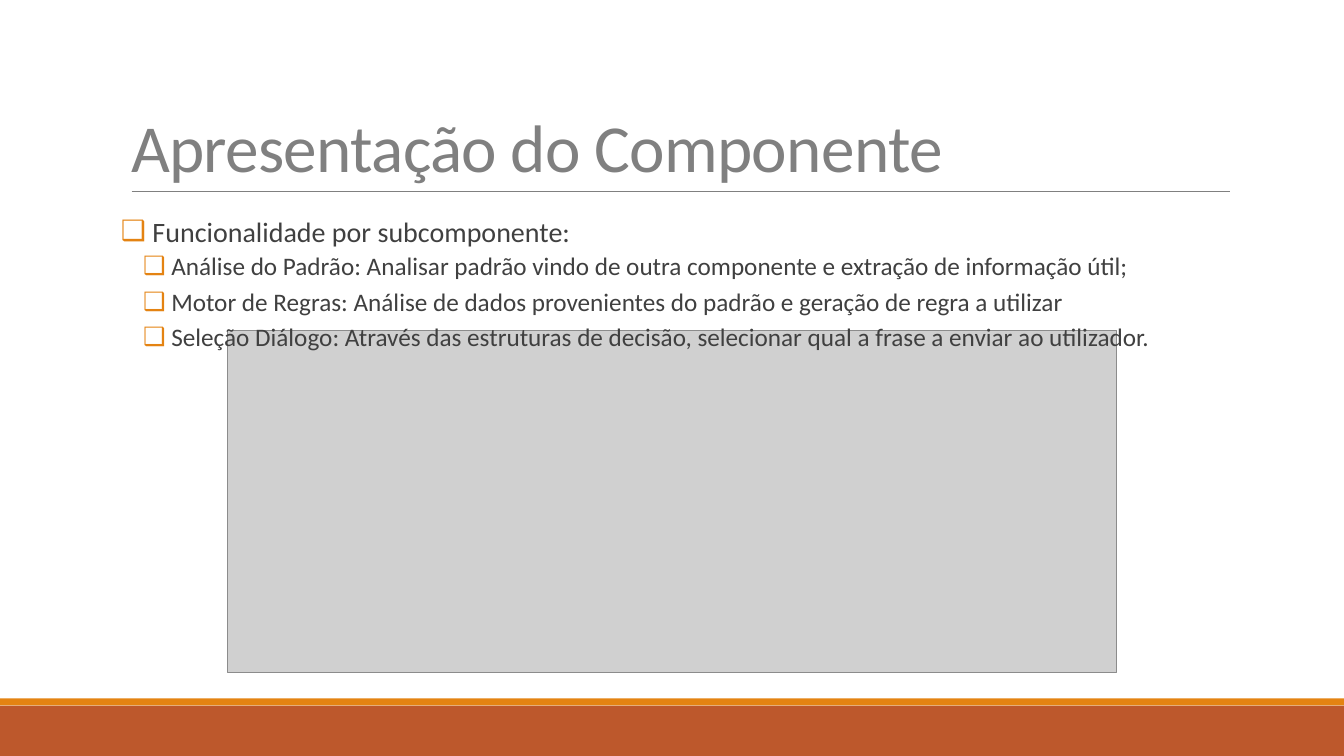
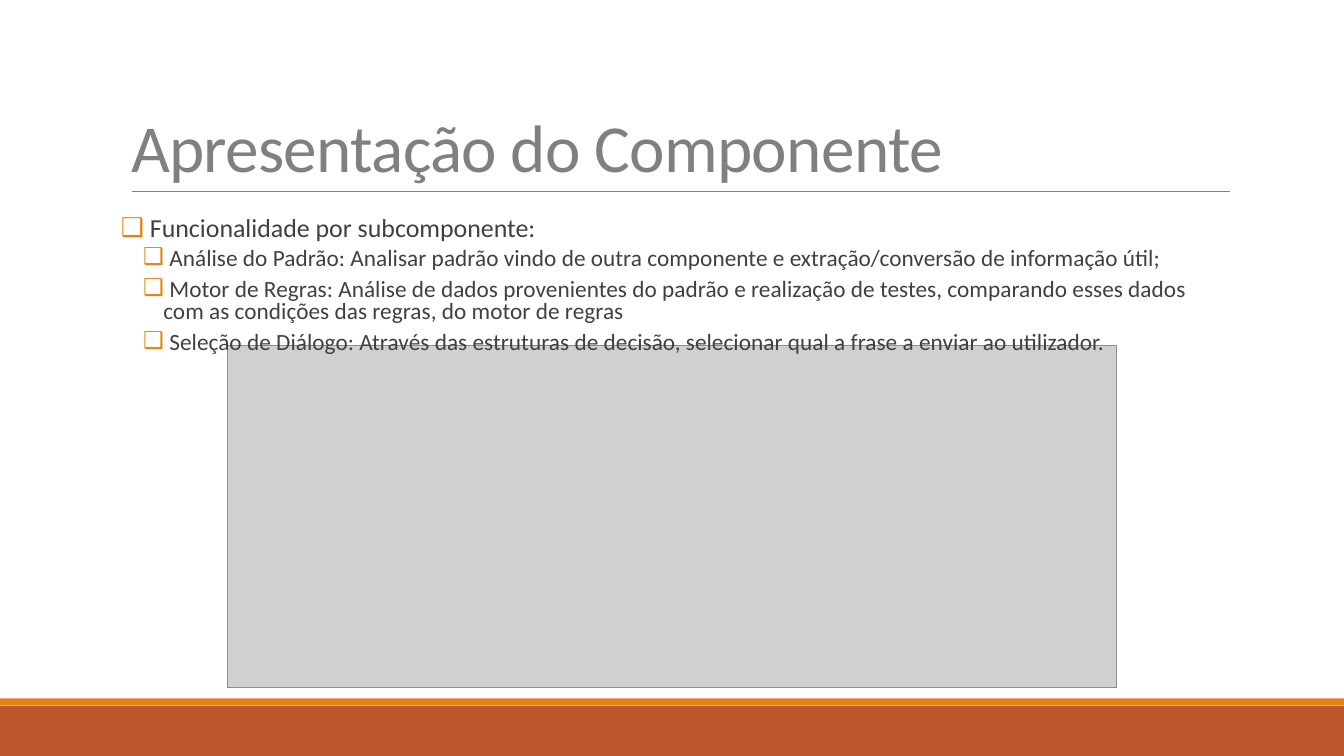
Before and after one commit to diisnc/Dialog_Agent_1819, a slide deck: slide 6 of Report/presentation.pptx. Drawn at 1344x756 pixels with LibreOffice and Linux fonts; fonts in the diff are those of the drawing; grey boxes stand for pictures. Boxes give left, top, right and bottom in pixels: in the first picture for what was removed or moved away, otherwise in the second. Text is boxed around its words. In the diff, an @@ line names an element or a change of style, - is before the commit and + after.

```diff
--- a/Report/presentation.pptx
+++ b/Report/presentation.pptx
@@ text at (150, 219, 536, 241): size 20 to 18.5 pt in "Funcionalidade por subcomponente:"; line spacing 0.9 to 0.8 @@
@@ text at (163, 250, 1185, 356): text changed; size 18 to 16.6 pt @@
-  ❑ Análise do Padrão: Analisar padrão vindo de outra componente e extração de informação útil;
-  ❑ Motor de Regras: Análise de dados provenientes do padrão e geração de regra a utilizar
-  ❑ Seleção Diálogo: Através das estruturas de decisão, selecionar qual a frase a enviar ao utilizador.
+  ❑ Análise do Padrão: Analisar padrão vindo de outra componente e extração/conversão de informação útil;
+  ❑ Motor de Regras: Análise de dados provenientes do padrão e realização de testes, comparando esses dados com as condições das regras, do motor de regras
+  ❑ Seleção de Diálogo: Através das estruturas de decisão, selecionar qual a frase a enviar ao utilizador.
@@ picture: place and size @@
-picture at (227, 330, 1116, 673)
+picture at (227, 345, 1116, 688)
```
Also in this commit, not shown: 9 other slides changed, 1 other file.
